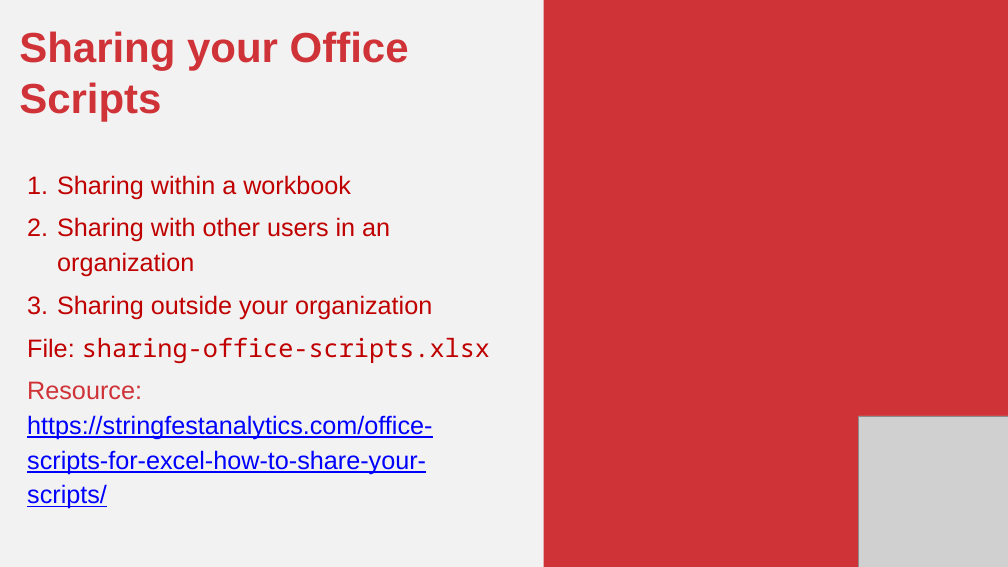
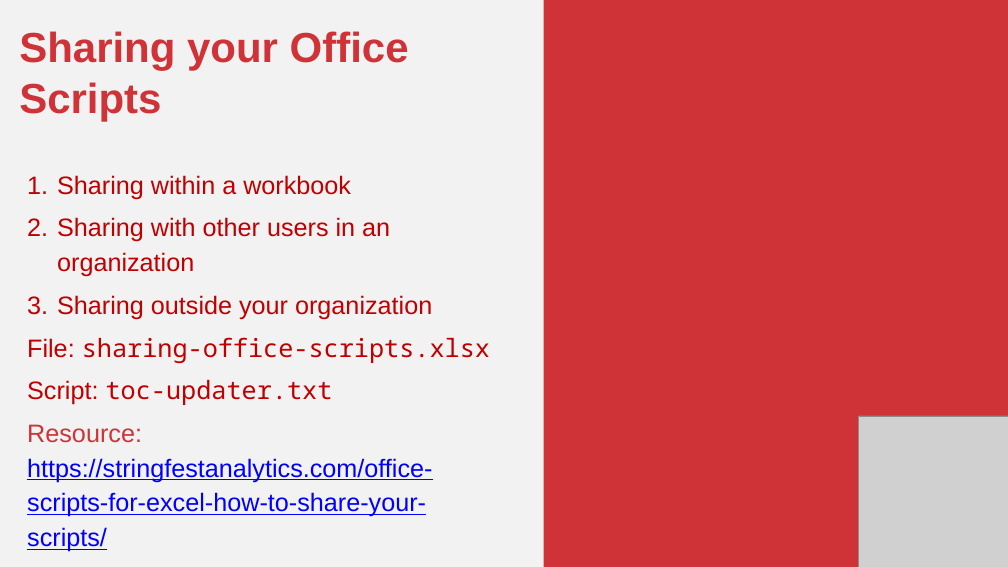
Before and after one commit to stringfestdata/office-scripts-for-excel-masterclass, a slide deck: slide 15 of office-scripts-for-excel-masterclass.pptx. Drawn at 1008x567 pixels with LibreOffice and Linux fonts; fonts in the diff are those of the drawing; grey boxes stand for pictures. Boxes give left, top, right and bottom in pixels: in the first picture for what was removed or moved away, otherwise in the second. Text is boxed around its words. In the diff, an @@ line names an element or a change of style, - is before the commit and + after.

```diff
--- a/office-scripts-for-excel-masterclass.pptx
+++ b/office-scripts-for-excel-masterclass.pptx
@@ text at (x1=27, y1=380, x2=333, y2=405): paragraph added @@
+Script: toc-updater.txt
```
Also in this commit, not shown: 2 other slides changed, 1 slide added, 2 slides removed, 23 other files.
